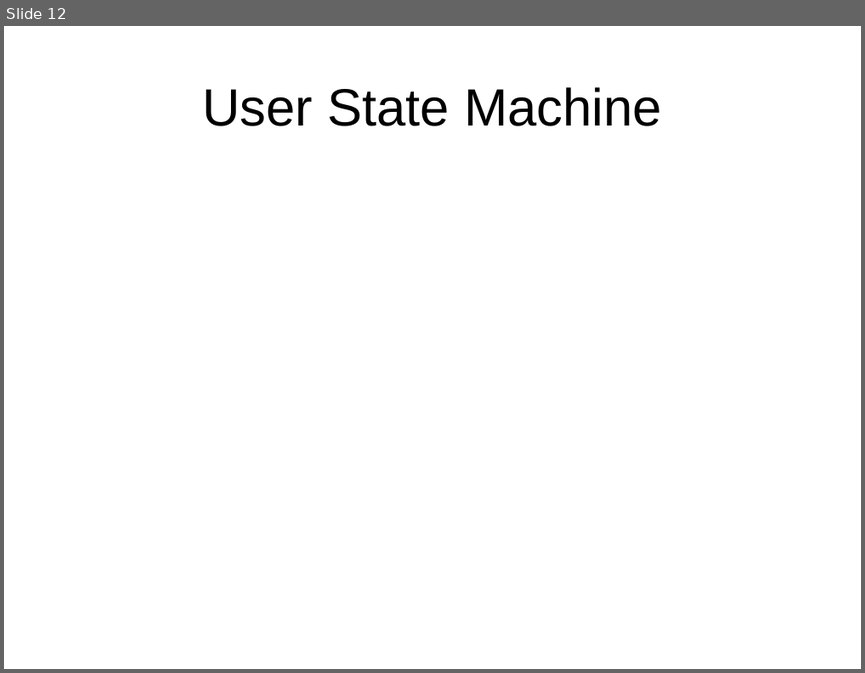
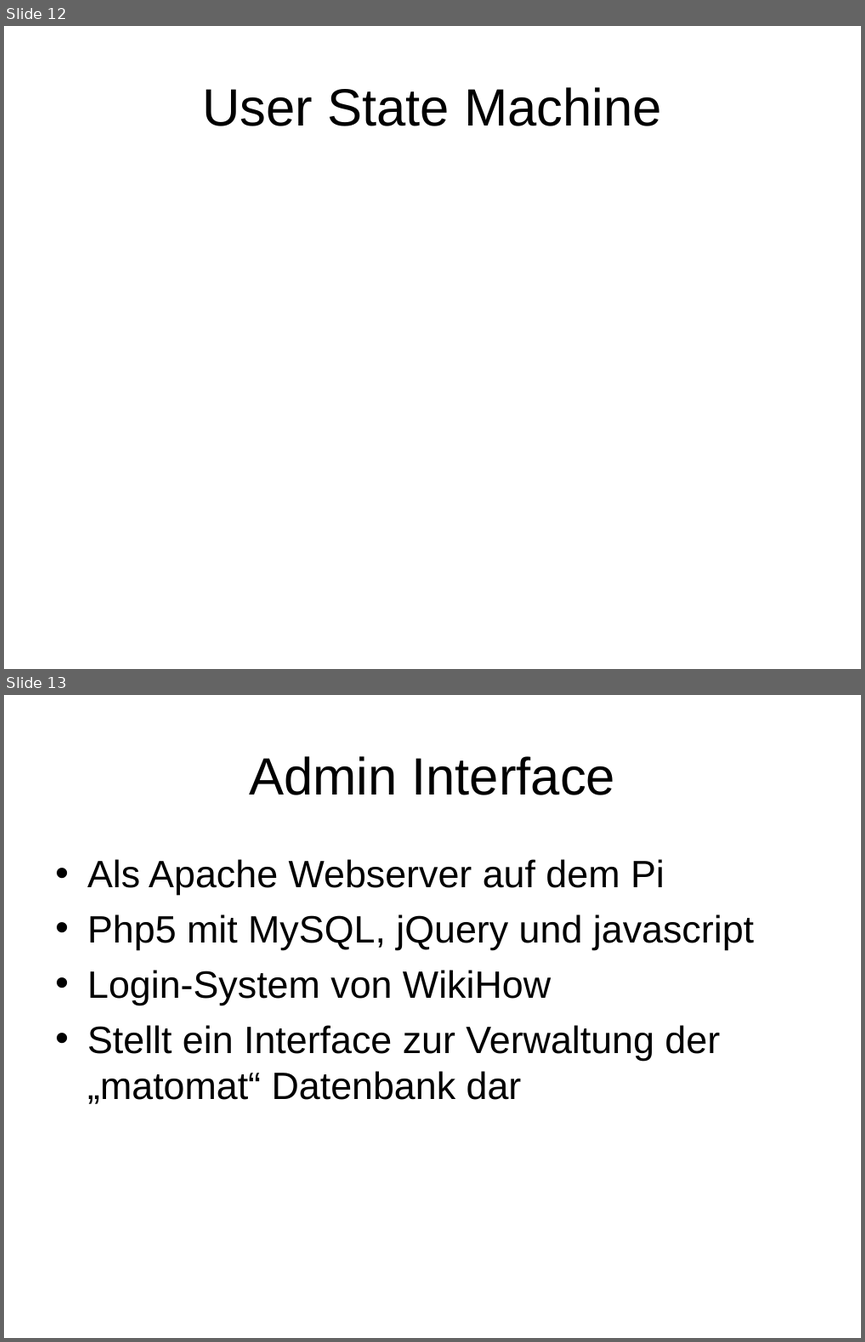
Before and after one commit to Killjen/matomat, a slide deck: präsi.odp. Shown one above the other, each under a label of ours: slide 12 before the commit, slides 12 and 13 after it. The pictures are 865x673 and 865x1342 pixels, drawn with LibreOffice and Linux fonts; fonts in the diff are those of the drawing; background and template pictures are left out. Boxes give left, top, right and bottom in pixels: in the first picture for what was removed or moved away, otherwise in the second. Text is boxed around its words. In the diff, an @@ line names an element or a change of style, - is before the commit and + after.

```diff
--- a/präsi.odp
+++ b/präsi.odp
@@ slide 13 added at [4, 695, 861, 1338], background picture (left out) @@
@@ title added at [249, 756, 615, 795], 44 pt, text #000000 @@
+Admin Interface
@@ text added at [87, 859, 754, 1104], 32 pt, text #000000 @@
+• Als Apache Webserver auf dem Pi
+• Php5 mit MySQL, jQuery und javascript
+• Login-System von WikiHow
+• Stellt ein Interface zur Verwaltung der „matomat“ Datenbank dar
```
Also in this commit, not shown: 1 slide changed, 3 other slides added.
